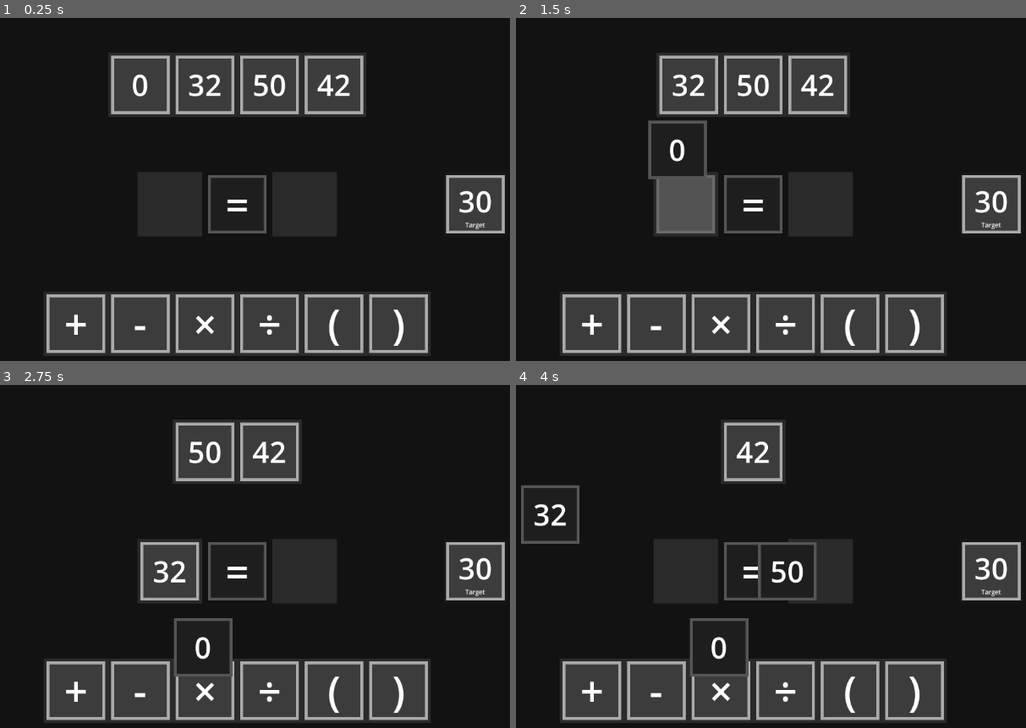
Above: before the commit, frames 1-4 (two rows, left to right).
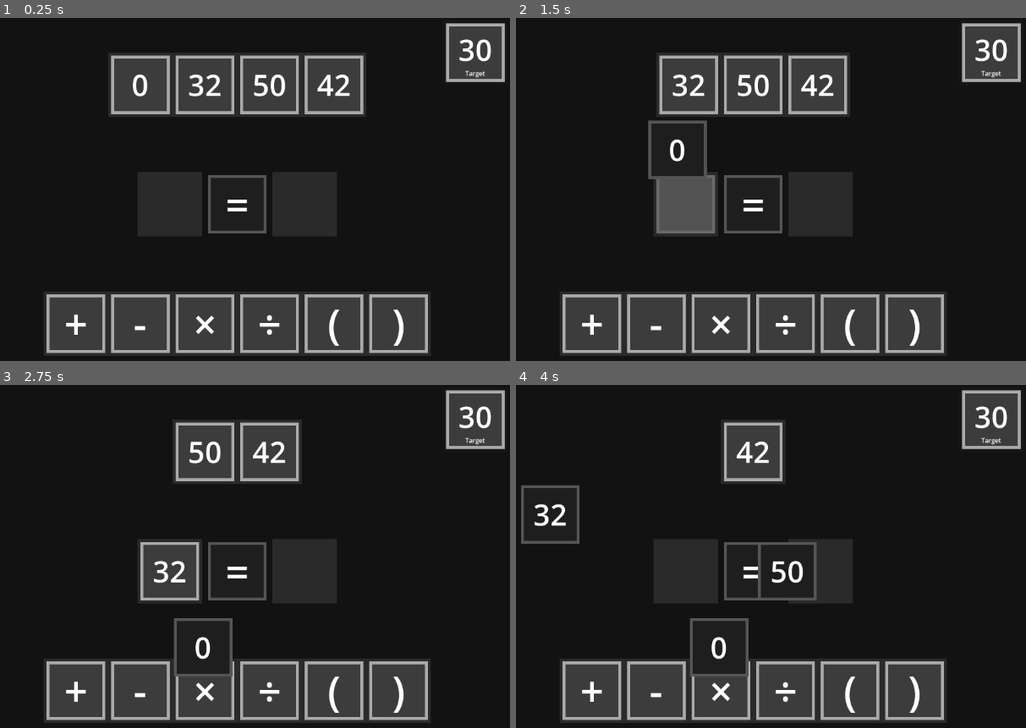
Above: after the commit, the same moments.

Repository: PeckyChicken/four-numbers
Game: Godot game, scene res://main.tscn
The game is run twice, just before and just after one commit, with the same random seed, the same clock (stepped at 60 frames per second) and the same inputs.
Inputs (mouse positions are in pixels of both pictures, inside the frame that each line leads up to):
- Up to frame 1 (0.25 s): no input
- Up to frame 2 (1.5 s): tap Enter at 0.5 s; drag from (755, 203) to (822, 120) at 0.52 s; tap Space at 1.25 s; drag from (658, 83) to (720, 278) at 1.27 s
- Up to frame 3 (2.75 s): tap Enter at 2 s; move the mouse to (173, 450) at 2.02 s; click (173, 450) at 2.17 s
- Up to frame 4 (4 s): tap Space at 2.75 s; drag from (684, 570) to (551, 515) at 2.77 s; tap Enter at 3.5 s; drag from (720, 450) to (786, 570) at 3.52 s

The runs differ from the first frame. In frame 1, 4.0% of the frame differs, in the area x 87-100%, y 1-63%; in frame 2, 4.0%; in frame 3, 4.0%; in frame 4, 4.0%.

Commit message:
CLEANUP: Moved target to the top area. CLEANUP: Shadow tile is now its own class CLEANUP: Removed unnecessary blank line

Diff:
--- a/main.tscn
+++ b/main.tscn
@@ -245,9 +245,9 @@
 layout_mode = 1
 anchors_preset = -1
 anchor_left = 0.9
-anchor_top = 0.5
+anchor_top = 0.1
 anchor_right = 0.9
-anchor_bottom = 0.5
+anchor_bottom = 0.1
 offset_left = -110.0
 offset_top = -55.0
 offset_bottom = 55.0
--- /dev/null
+++ b/shadow_tile.gd
@@ -0,0 +1,12 @@
+class_name ShadowTile
+extends Tile
+
+
+# Called when the node enters the scene tree for the first time.
+func _ready() -> void:
+	super()
+
+
+# Called every frame. 'delta' is the elapsed time since the previous frame.
+func _process(delta: float) -> void:
+	super(delta)
--- a/shadow_tile.tscn
+++ b/shadow_tile.tscn
@@ -1,6 +1,6 @@
 [gd_scene load_steps=2 format=3 uid="uid://h4kib28sknqg"]
 
-[ext_resource type="Script" uid="uid://uxkp36mrxj7q" path="res://tile.gd" id="1_0cdx6"]
+[ext_resource type="Script" uid="uid://dkqh5nof2equp" path="res://shadow_tile.gd" id="1_0cdx6"]
 
 [node name="Shadow Tile" type="Control"]
 modulate = Color(1, 1, 1, 0.5)
--- a/tile.gd
+++ b/tile.gd
@@ -85,7 +85,6 @@
 				continue
 
 		if get_global_rect().intersects(other.get_global_rect()):
-
 			overlap = other
 			delete_shadow()
 			shadow = shadow_tile.instantiate()
Not shown, added: shadow_tile.gd.uid
